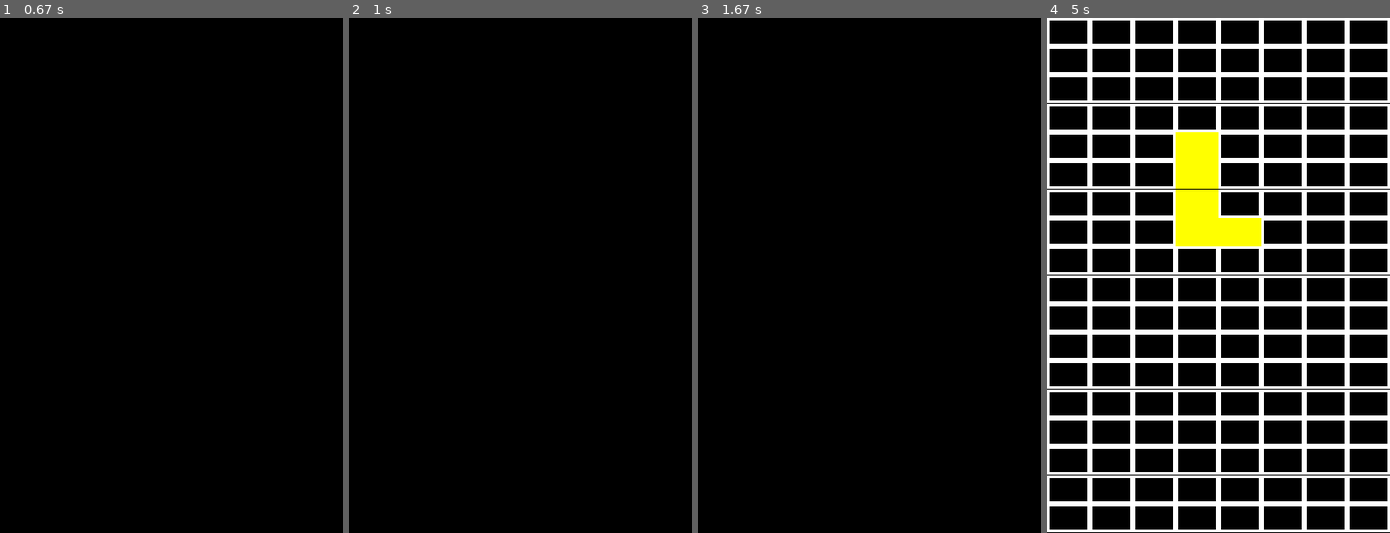
Above: before the commit, frames 1-4 (left to right).
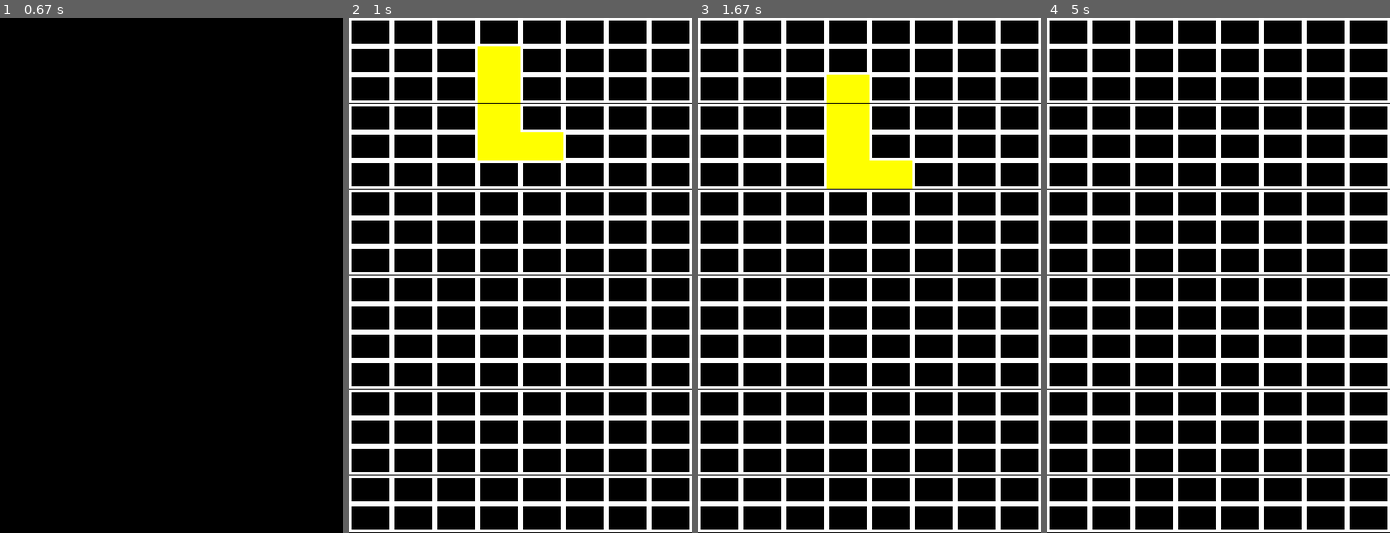
Above: after the commit, the same moments.

Repository: cadgo/python
Game: pygame game, started from pygame/cdte3.py
Same seed, same stepped clock (60 frames per second), same inputs: the game is played once before the commit and once after it.
Inputs:
- Up to frame 1 (0.67 s): no input
- Up to frame 2 (1 s): no input
- Up to frame 3 (1.67 s): no input
- Up to frame 4 (5 s): hold W 3.27-4.15 s

Frame 1 is identical in both runs. In frame 2, 30% of the frame differs, in the area x 0-100%, y 0-100%; in frame 3, 30%; in frame 4, 3.4%.

Commit message:
rotation formula, no validation during rotation

Diff:
--- a/pygame/cdte3.py
+++ b/pygame/cdte3.py
@@ -20,12 +20,12 @@
     def ResetGrid(self, fill):
         self.grid = [[fill for x in range(self.Matrix_Hiegth)] for y in range(self.Matrix_Hiegth)]
 
-    def UpdateFigure(self, movement = 'Down'):
+    def UpdateFigure(self, movement = 'Down', newmatrix=None):
         global FigureFalling
         newposition = []
-        print('movement ', movement)
+        #print('movement ', movement)
         cc=None
-        print(self.CFigure.CurrPosition)
+        #print(self.CFigure.CurrPosition)
         #value = self.CFigure.CurrPosition[self.C   Figure.FiGLength-1][0])
         if movement == 'Down':
             value = self.CFigure.CurrPosition[-1][0]
@@ -46,7 +46,6 @@
                     self.grid[self.CFigure.CurrPosition[ex][0]][self.CFigure.CurrPosition[ex][1]] = 1
                 #print("New Position", newposition)
             else:
-                print("Deja de Caer")
                 FigureFalling = False
         if movement == 'left':
             print("movemos a la izq")
@@ -69,15 +68,10 @@
                 for ex in range(len(self.CFigure.CurrPosition)):
                     self.grid[self.CFigure.CurrPosition[ex][0]][self.CFigure.CurrPosition[ex][1]] = 1
         if movement == 'right':
-            print("Movemos a la derecha")
-            print("Current figure ", self.CFigure.CurrPosition)
             s = max(self.CFigure.CurrPosition)
-            print("@@@SSSSS@@@ ", s[1])
             if s[1] < TetrisWidht-1:
                 for ex in range(len(self.CFigure.CurrPosition)):
-                    # print("ex", ex, "figure", self.CFigure.CurrPosition)
                     self.grid[self.CFigure.CurrPosition[ex][0]][self.CFigure.CurrPosition[ex][1]] = 0
-                    # Una vez que se borra la figura anterior se usa current position mas 1 para actualizar la figura
                 for ex in range(len(self.CFigure.CurrPosition)):
                     if self.grid[self.CFigure.CurrPosition[ex][0]][self.CFigure.CurrPosition[ex][1]+1] != 1:
                         newposition.append([self.CFigure.CurrPosition[ex][0], self.CFigure.CurrPosition[ex][1]+1])
@@ -88,7 +82,11 @@
                 self.CFigure.CurrPosition = newposition
                 for ex in range(len(self.CFigure.CurrPosition)):
                     self.grid[self.CFigure.CurrPosition[ex][0]][self.CFigure.CurrPosition[ex][1]] = 1
-        print("GRID %%%% ", self.grid)
+        if movement == 'rleft':
+            print("rotamos a la izq")
+            for ex in range(len(self.CFigure.CurrPosition)):
+                self.grid[self.CFigure.CurrPosition[ex][0]][self.CFigure.CurrPosition[ex][1]] = 0
+            self.CFigure.CurrPosition=nm
 
     def __FigChooser(self):
         cf = {0: Square(), 1: ZBar(), 2: Bar(), 3: LBar()}
@@ -142,6 +140,8 @@
 class Figure():
     FigureName = None
     CurrPosition = []
+    pivot = None
+
     def __init__(self):
         self.MFigure = [] #Una matriz bidemensional con la figura
         self.FiGLength = len(self.MFigure)
@@ -151,6 +151,19 @@
 
     def TurnLeft(self):
         """Turn Left"""
+        print("Current position ", self.CurrPosition)
+        p = self.CurrPosition[self.pivot]
+        print("Obtenemos pivote y[{}] x[{}]".format(p[0], p[1]))
+        rm = []
+        for f in range(len(self.CurrPosition)):
+            if f != self.pivot:
+                x2 = self.CurrPosition[f][0] + p[1] - p[0]
+                y2 = p[1] + p[0] - self.CurrPosition[f][1]
+                rm.append([y2,x2])
+            else:
+                rm.append(self.CurrPosition[f])
+        print("RM", rm)
+        return rm
 
 
     def TurnRigth(self):
@@ -163,6 +176,7 @@
 
 class Square(Figure):
     FigureName = "square"
+    pivot = 0
 
     def __init__(self):
         self.MFigure = [[1,1],
@@ -177,6 +191,7 @@
 
 class ZBar(Figure):
     FigureName = "zbar"
+    pivot = 1
 
     def __init__(self):
         self.MFigure = [[1,0],
@@ -186,6 +201,7 @@
 
 class Bar(Figure):
     FigureName = "bar"
+    pivot = 1
 
     def __init__(self):
         self.MFigure = [[1],
@@ -196,6 +212,7 @@
 
 class LBar(Figure):
     FigureName = "Lbar"
+    pivot = 1
 
     def __init__(self):
         self.MFigure = [[1],
@@ -224,15 +241,14 @@
                     move = 'right'
                     print("presionamos d")
                 if event.key == pygame.K_w:
-                    print('rotate')
-                    print(Grid.CFigure.CurrPosition)
-                    print(Grid.CFigure.TurnRigth())
+                    nm = Grid.CFigure.TurnLeft()
+                    move = 'rleft'
         if FigureFalling == False:
             Grid.StartFigure()
             FigureFalling = True
         elif FigureFalling == True:
             #La figura cae hay que moverla a abajo
-            pygame.time.delay(1000)
+            pygame.time.delay(800)
             if move == 'left':
                 Grid.UpdateFigure(move)
                 move = "down"
@@ -242,6 +258,9 @@
             elif move == 'down':
                 Grid.UpdateFigure()
                 move='down'
+            elif move == 'rleft':
+                Grid.UpdateFigure(move,nm)
+                move='down'
         Grid.UpdateGrid(global_screen_width, global_screen_heigth)
         pygame.display.update()
 
